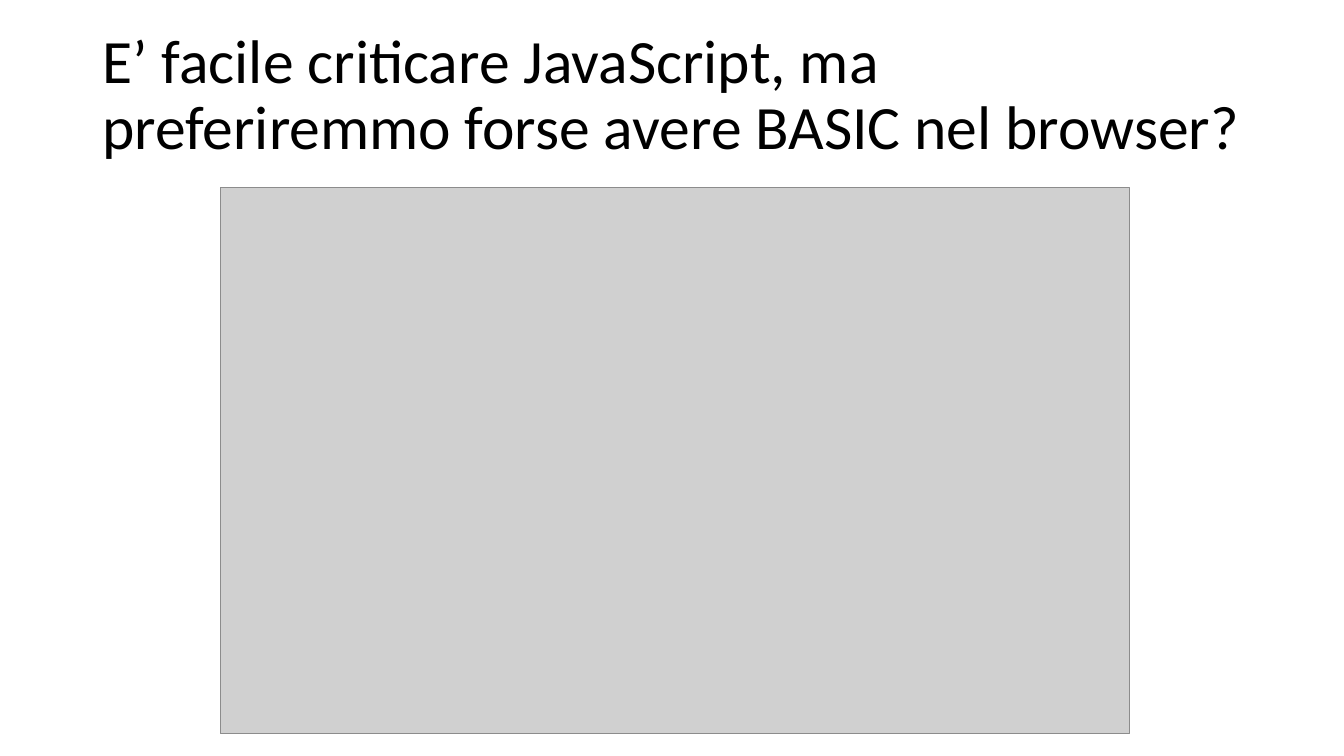
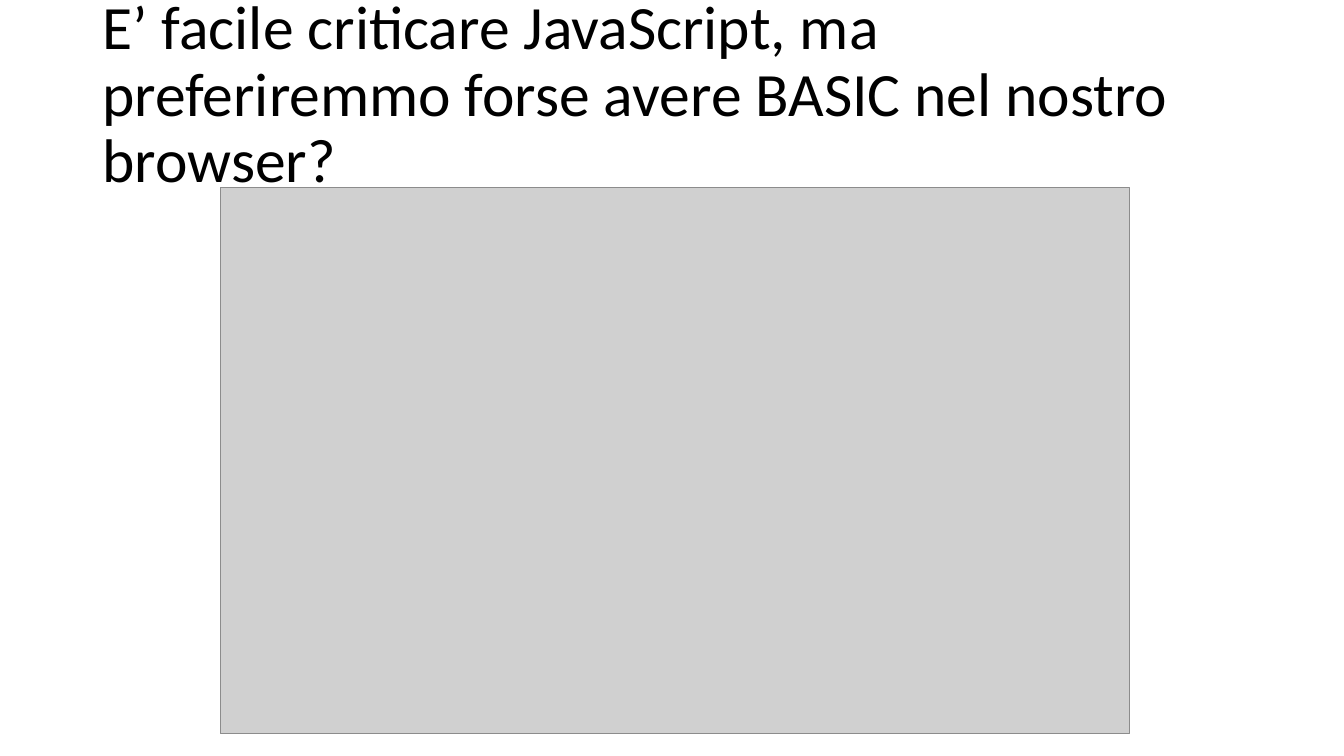
Before and after one commit to Muzietto/funzionale-alla-statale, a slide deck: slide 7 of funzionale-alla-statale.ppt. Drawn at 1344x756 pixels with LibreOffice and Linux fonts; fonts in the diff are those of the drawing; grey boxes stand for pictures. Boxes give left, top, right and bottom in pixels: in the first picture for what was removed or moved away, otherwise in the second. Text is boxed around its words. In the diff, an @@ line names an element or a change of style, - is before the commit and + after.

```diff
--- a/funzionale-alla-statale.ppt
+++ b/funzionale-alla-statale.ppt
@@ title at [102, 6, 1168, 197]: text changed @@
-E’ facile criticare JavaScript, ma preferiremmo forse avere BASIC nel browser?
+E’ facile criticare JavaScript, ma preferiremmo forse avere BASIC nel nostro browser?
```
Also in this commit, not shown: 1 other slide changed, 2 slides added, 3 other files.
